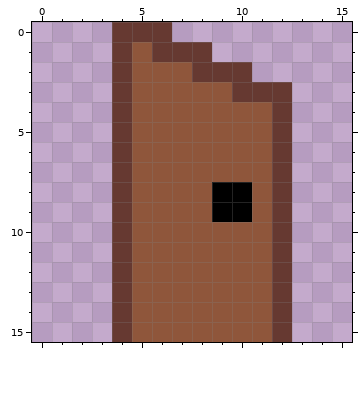
Two states of a pixel-art file, Assets/Sprites/Puerta.aseprite. The picture above is the old version.
16x16 pixels, 1 frame.
New version:
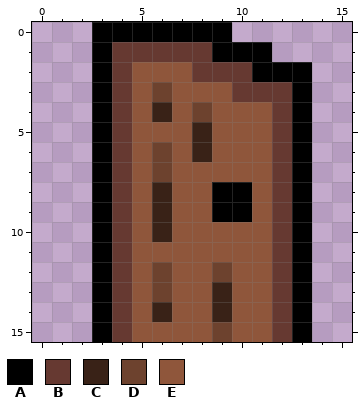
Palette (. is transparent): A #000000  B #663931  C #392217  D #6d422e  E #8f563b
Edits made:
Changed rows in their new state; - is an unchanged pixel.
first column x 3:
 0 AAAAAAA----
 1 A-B---AAA--
 2 A-------AAA
 3 A--D------A
 4 A--C-D----A
 5 A----C----A
 6 A--D-C----A
 7 A--D------A
 8 A--C------A
 9 A--C------A
10 A--C------A
11 A---------A
12 A--D--D---A
13 A--D--C---A
14 A--C--C---A
15 A-----D---A
